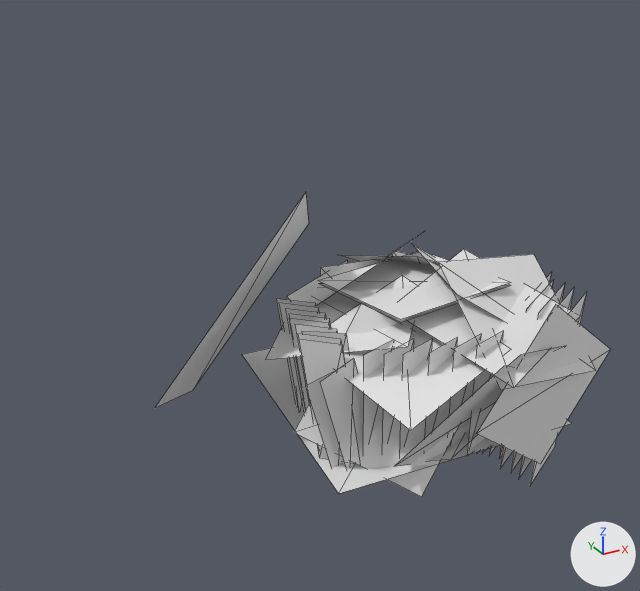
Before and after pictures for a commit that changed the glTF model assets/models/Level 3 Chair Export.gltf.
Before and after are seen from a 50 mm camera at (-1963.0, -3023.0, 1811.0) aimed at (-305.0, -7.0, 303.0). The axes (+X, +Y, +Z) are drawn at lower right. The lights are the same throughout. Mesh edges are drawn as thin lines. Materials are left out; every surface is plain grey. Objects named as collision shapes, trigger or cutter boxes, shadow casters or lower levels of detail are left out. Where no turn or scale is listed for an object, it has been applied to the vertices. Vertices at the same position are counted once.

Before the edit, the objects in view are built like this:
```python
me_plane = bpy.data.meshes.new('Plane')
me_plane.from_pydata(...)  # 180 vertices, 90 faces; spans x -259.0..1137.0, y -680.0..662.0, z -576.0..490.0
me_plane.materials.append(mat_plane)
me_plane_078 = bpy.data.meshes.new('Plane.078')
me_plane_078.from_pydata(...)  # 4 vertices, 2 faces; spans x -539.0..539.0, y -404.0..404.0, z -573.0..573.0
me_plane_078.materials.append(mat_plane_026)
ob_plane = bpy.data.objects.new('Plane', me_plane)
ob_plane.location = (-397.0, -175.0, 19.0)
ob_plane_026 = bpy.data.objects.new('Plane.026', me_plane_078)
ob_plane_026.location = (-592.0, 158.0, 264.0)
```
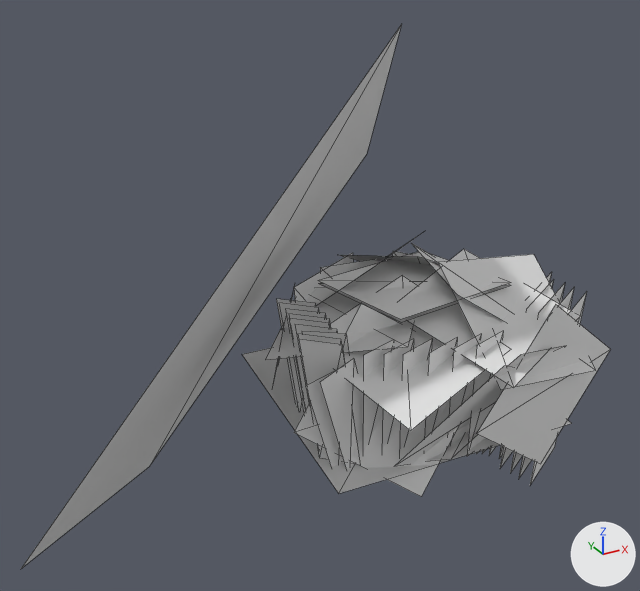
Where the newer file only moved an object's origin or applied its transform, the numbers keep the older frame.

What changed in the scene script:
```text
Change me_plane_078:
    where me_plane_078.from_pydata(...)  # 4 vertices, 2 faces; spans x -539.0..539.0, y -404.0..404.0, z -573.0..573.0
    used by ob_plane_026; location = (-592.0, 158.0, 264.0)
    me_plane_078 part 1
    me_plane_078.vertices[0].co: (117.0, -364.0, 573.0) -> (120.0, -89.0, -291.0)  # pixel (305, 191) -> pixel (278, 366)
    me_plane_078.vertices[1].co: (-539.0, -404.0, -147.0) -> (174.0, -105.0, -7.0)  # pixel (154, 407) -> not seen
    me_plane_078.vertices[2].co: (539.0, 404.0, 147.0) -> (274.0, 157.0, -306.0)  # pixel (308, 223) -> not seen
    me_plane_078.vertices[3].co: (-117.0, 364.0, -573.0) -> (327.0, 141.0, -22.0)  # pixel (192, 390) -> not seen
Add me_plane_078_1:
    me_plane_078_1.from_pydata([(247.0, -768.0, 1209.0), (-1136.0, -853.0, -309.0), (1136.0, 853.0, 309.0), (-247.0, 768.0, -1209.0)], [], [(0, 1, 3), (0, 3, 2)])
Add ob_ouside_plane:
    ob_ouside_plane = bpy.data.objects.new('Ouside Plane', me_plane_078_1)
    ob_ouside_plane.location = (-592.0, 158.0, 264.0)
```

Pixel boxes (x1, y1, x2, y2) of what changed, in the pictures (640 x 591 px):
'Ouside Plane', added: after (22, 24, 402, 568)
'Plane.026', reshaped (not visible afterwards): before (155, 192, 309, 408)
